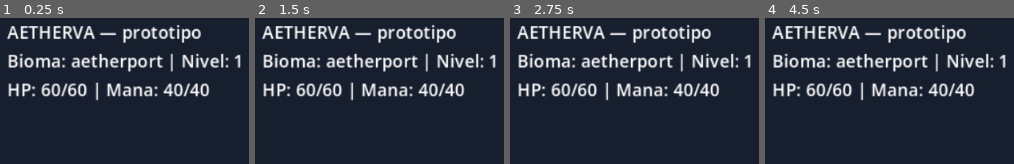
Above: before the commit, frames 1-4 (left to right).
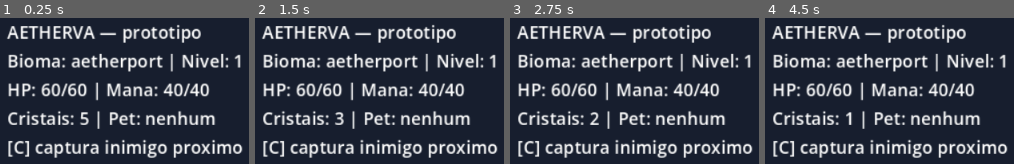
Above: after the commit, the same moments.

Repository: Arte3D-Project-Forge/project-forge
Game: Godot game, scene res://scenes/main.tscn
The game is run twice, just before and just after one commit, with the same random seed, the same clock (stepped at 60 frames per second) and the same inputs.
Inputs (mouse positions are in pixels of both pictures, inside the frame that each line leads up to):
- Up to frame 1 (0.25 s): no input
- Up to frame 2 (1.5 s): tap Enter at 0.5 s; move the mouse to (outside the picture) at 0.52 s; hold D (move_right) 0.53-1.28 s; tap C at 0.6, 1.35 s; click (outside the picture) at 0.67 s; tap Space at 1.25 s; move the mouse to (outside the picture) at 1.27 s; hold S (move_down) from 1.28 s (still down); click (outside the picture) at 1.42 s
- Up to frame 3 (2.75 s): tap Enter at 2 s; move the mouse to (outside the picture) at 2.02 s; release S (move_down) at 2.03 s; hold D (move_right) from 2.03 s (still down); tap C at 2.1 s; click (outside the picture) at 2.17 s
- Up to frame 4 (4.5 s): tap Space at 2.75, 4.25 s; move the mouse to (outside the picture) at 2.77 s; release D (move_right) at 2.78 s; hold W (move_up) 2.78-3.53 s; tap C at 2.85, 3.6, 4.35 s; click (outside the picture) at 2.92 s; tap Enter at 3.5 s; move the mouse to (outside the picture) at 3.52 s; hold A (move_left) from 3.53 s (still down); click (outside the picture) at 3.67 s; move the mouse to (outside the picture) at 4.27 s; click (outside the picture) at 4.42 s

The runs differ from the first frame. In frame 1, 8.5% of the frame differs, in the area x 3-98%, y 63-96%; in frame 2, 8.5%; in frame 3, 8.5%; in frame 4, 8.5%.
Error after the commit: Invalid call. Nonexistent function 'has' in base 'CharacterBody2D (enemy_base.gd)'. (res://scripts/autoload/capture_system.gd:28)

Commit message:
feat: captura de monstros no prototipo Godot (enemy_base com AI/chase/loot, tecla C captura com cristais, sucesso vira pet) + guia de arte 07_SPRITES e preset Aetherva no Forge

Diff:
--- a/Godot_projects/Aethervale/project.godot
+++ b/Godot_projects/Aethervale/project.godot
@@ -36,7 +36,6 @@
 window/size/window_width_override=1280
 window/size/window_height_override=720
 window/stretch/mode="canvas_items"
-window/stretch/aspect="keep"
 
 [input]
 
@@ -67,12 +66,12 @@
 }
 cast_primary={
 "deadzone": 0.2,
-"events": [Object(InputEventMouseButton,"resource_local_to_s …(238 unchanged characters)… ex":1,"canceled":false,"pressed":false,"script":null)
+"events": [Object(InputEventMouseButton,"resource_local_to_s …(238 unchanged characters)… ex":1,"canceled":false,"pressed":false,"double_click":false,"script":null)
 ]
 }
 cast_secondary={
 "deadzone": 0.2,
-"events": [Object(InputEventMouseButton,"resource_local_to_s …(238 unchanged characters)… ex":2,"canceled":false,"pressed":false,"script":null)
+"events": [Object(InputEventMouseButton,"resource_local_to_s …(238 unchanged characters)… ex":2,"canceled":false,"pressed":false,"double_click":false,"script":null)
 ]
 }
 next_school={
@@ -85,7 +84,8 @@
 "events": [Object(InputEventKey,"resource_local_to_scene":false,"resource_name":"","device":-1,"window_id":0,"alt_press …(192 unchanged characters)…
 ]
 }
-
-[rendering]
-
-textures/canvas_textures/default_texture_filter=1
+capture={
+"deadzone": 0.2,
+"events": [Object(InputEventKey,"resource_local_to_scene":false,"resource_name":"","device":-1,"window_id":0,"alt_pressed":false,"shift_pressed":false,"ctrl_pressed":false,"meta_pressed":false,"pressed":false,"keycode":0,"physical_keycode":67,"key_label":0,"unicode":99,"location":0,"echo":false,"script":null)
+]
+}
--- /dev/null
+++ b/Godot_projects/Aethervale/scenes/enemies/enemy_base.tscn
@@ -0,0 +1,14 @@
+[gd_scene load_steps=4 format=3 uid="uid://aether_enemy01"]
+
+[ext_resource type="Script" path="res://scripts/enemies/enemy_base.gd" id="1"]
+
+[sub_resource type="CircleShape2D" id="enemy_shape"]
+radius = 8.0
+
+[node name="Enemy" type="CharacterBody2D"]
+script = ExtResource("1")
+
+[node name="CollisionShape2D" type="CollisionShape2D" parent="."]
+shape = SubResource("enemy_shape")
+
+[node name="Sprite2D" type="Sprite2D" parent="."]
--- a/Godot_projects/Aethervale/scripts/autoload/capture_system.gd
+++ b/Godot_projects/Aethervale/scripts/autoload/capture_system.gd
@@ -1,33 +1,47 @@
 extends Node
 ## CaptureSystem — formula de captura de monstros.
 ## Docs: docs/04_SYSTEMS.md (secao 1).
+##
+## Recebe o node do inimigo (enemy_base.gd) que expoe:
+##   monster_id, hp, hp_max, base_capture, capture_vinculo,
+##   has_status(), enraged(), is_capturable()
 
 signal capture_success(monster_id: String)
 signal capture_failed(monster_id: String)
 
+const CRYSTAL_BONUS := {
+	"common": 1.0,
+	"rare": 1.25,
+	"legendary": 1.5,
+}
 
-func try_capture(enemy, crystal_rarity: String = "common") -> bool:
-	var monster_id: String = enemy.monster_id
+
+func try_capture(enemy: Node, crystal_rarity: String = "common") -> bool:
+	if enemy == null or not is_instance_valid(enemy):
+		return false
+	if not enemy.has_method("is_capturable") or not enemy.is_capturable():
+		capture_failed.emit(enemy.monster_id if enemy.monster_id else "")
+		return false
+
 	var base_capture: float = enemy.base_capture
 	var hp_frac: float = float(enemy.hp) / float(enemy.hp_max) if enemy.hp_max > 0 else 1.0
-	var vinctulo: float = enemy.capture_vinculo
-	var status_bonus: float = 1.0
-	if enemy.has_status():
+	var vinculo: float = enemy.capture_vinculo if enemy.has("capture_vinculo") else 1.0
+
+	var status_bonus := 1.0
+	if enemy.has_method("has_status") and enemy.has_status():
 		status_bonus = 1.3
 
-	var item_bonus: float = {
-		"common": 1.0,
-		"rare": 1.25,
-		"legendary": 1.5,
-	}.get(crystal_rarity, 1.0)
+	var item_bonus: float = CRYSTAL_BONUS.get(crystal_rarity, 1.0)
 
-	var chance := base_capture * (1.0 - hp_frac) * vinctulo * status_bonus * item_bonus
+	var chance := base_capture * (1.0 - hp_frac) * vinculo * status_bonus * item_bonus
 	chance = clampf(chance, 0.05, 0.98)
 
 	if randf() <= chance:
-		capture_success.emit(monster_id)
+		capture_success.emit(enemy.monster_id)
+		enemy.queue_free()
 		return true
 
-	capture_failed.emit(monster_id)
-	enemy.enraged()
+	capture_failed.emit(enemy.monster_id)
+	if enemy.has_method("enraged"):
+		enemy.enraged()
 	return false
--- /dev/null
+++ b/Godot_projects/Aethervale/scripts/enemies/enemy_base.gd
@@ -0,0 +1,115 @@
+extends CharacterBody2D
+## EnemyBase — base de todos os inimigos: AI de chase, HP, dano,
+## loot e suporte a captura (docs/04_SYSTEMS.md).
+
+signal died(enemy)
+signal damaged(amount: int, hp: int, hp_max: int)
+
+const ATTACK_RANGE := 18.0
+const ATTACK_COOLDOWN := 1.2
+
+var monster_id: String = "tola"
+var hp_max: int = 20
+var hp: int = 20
+var atk: int = 3
+var speed: float = 40.0
+var base_capture: float = 0.6
+var capture_vinculo: float = 1.0
+var is_boss: bool = false
+
+var _player: CharacterBody2D
+var _aggro_range := 120.0
+var _attack_timer := 0.0
+var _enraged_timer := 0.0
+var _statuses: Array[String] = []
+
+
+func _ready() -> void:
+	add_to_group("enemies")
+	_player = get_tree().get_first_node_in_group("player")
+	_init_from_data()
+	hp = hp_max
+
+
+func _init_from_data() -> void:
+	if not DataStore.monsters.has(monster_id):
+		return
+	var data: Dictionary = DataStore.monsters[monster_id]
+	hp_max = int(data.get("hp", hp_max))
+	atk = int(data.get("atk", atk))
+	speed = 20.0 + float(data.get("vel", 2)) * 8.0
+	base_capture = float(data.get("base_captura", base_capture))
+	is_boss = bool(data.get("boss", false))
+	var weak: String = data.get("fraca_a", "")
+	if weak != "":
+		capture_vinculo = 1.15  # marcado com elemento fraco
+
+
+func _physics_process(delta: float) -> void:
+	_attack_timer = maxf(_attack_timer - delta, 0.0)
+	if _enraged_timer > 0.0:
+		_enraged_timer -= delta
+
+	if _player == null or not is_instance_valid(_player):
+		velocity = Vector2.ZERO
+		move_and_slide()
+		return
+
+	var to_player: Vector2 = _player.global_position - global_position
+	var distance := to_player.length()
+
+	if distance < _aggro_range:
+		# Chase simples
+		velocity = to_player.normalized() * speed
+		if distance < ATTACK_RANGE and _attack_timer <= 0.0:
+			_attack()
+	else:
+		velocity = Vector2.ZERO
+
+	move_and_slide()
+
+
+func _attack() -> void:
+	_attack_timer = ATTACK_COOLDOWN
+	if _player.has_method("take_damage"):
+		var bonus := 1.25 if _enraged_timer > 0.0 else 1.0
+		_player.take_damage(int(atk * bonus))
+
+
+func take_damage(amount: int) -> void:
+	hp -= amount
+	damaged.emit(amount, hp, hp_max)
+	if hp <= 0:
+		_die()
+
+
+func apply_status(status_name: String) -> void:
+	if not _statuses.has(status_name):
+		_statuses.append(status_name)
+	capture_vinculo = 1.3
+
+
+func has_status() -> bool:
+	return _statuses.size() > 0
+
+
+func enraged() -> void:
+	_enraged_timer = 10.0
+
+
+func is_capturable() -> bool:
+	return not is_boss
+
+
+func _die() -> void:
+	died.emit(self)
+	_drop_loot()
+	queue_free()
+
+
+func _drop_loot() -> void:
+	var loot: Dictionary = DataStore.monsters.get(monster_id, {}).get("loot", {})
+	for item_id in loot:
+		if randf() <= float(loot[item_id]):
+			InventorySystem.add_item(str(item_id), 1)
+	InventorySystem.add_mana(5 + int(randf() * 10))
--- a/Godot_projects/Aethervale/scripts/main.gd
+++ b/Godot_projects/Aethervale/scripts/main.gd
@@ -4,6 +4,7 @@
 ## Prototipo: gera um piso simples para o player andar.
 
 const PlayerScene := preload("res://scenes/player/player.tscn")
+const EnemyScene := preload("res://scenes/enemies/enemy_base.tscn")
 
 @onready var player: CharacterBody2D = $Player
 @onready var debug_label: Label = $DebugLabel
@@ -14,6 +15,28 @@
 func _ready() -> void:
 	SaveSystem.load_game()
 	_player_spawn()
+	InventorySystem.add_crystal("common", 5)
+	_spawn_test_enemies()
+	CaptureSystem.capture_success.connect(_on_capture_success)
+	CaptureSystem.capture_failed.connect(_on_capture_failed)
+	_update_debug()
+
+
+func _spawn_test_enemies() -> void:
+	for i in range(3):
+		var enemy := EnemyScene.instantiate()
+		enemy.monster_id = "tola"
+		enemy.position = Vector2(200 + i * 60, 260)
+		add_child(enemy)
+
+
+func _on_capture_success(monster_id: String) -> void:
+	PetSystem.add_pet(monster_id)
+	InventorySystem.add_essence("essencia_%s" % monster_id, 1)
+	_update_debug()
+
+
+func _on_capture_failed(_monster_id: String) -> void:
 	_update_debug()
 
 
@@ -27,13 +50,22 @@
 func _update_debug() -> void:
 	if not is_instance_valid(debug_label):
 		return
-	debug_label.text = "AETHERVA — prototipo\nBioma: %s | Nivel: %d\nHP: %d/%d | Mana: %d/%d" % [
+	var pet_info := "nenhum"
+	if not PetSystem.active_pet.is_empty():
+		pet_info = "%s (lv %d, forma %d)" % [
+			PetSystem.active_pet.get("nome", "?"),
+			int(PetSystem.active_pet.get("nivel", 1)),
+			int(PetSystem.active_pet.get("form", 0)),
+		]
+	debug_label.text = "AETHERVA — prototipo\nBioma: %s | Nivel: %d\nHP: %d/%d | Mana: %d/%d\nCristais: %d | Pet: %s\n[C] captura inimigo proximo" % [
 		GameState.current_biome,
 		PlayerStats.level,
 		PlayerStats.hp_current,
 		PlayerStats.hp_max,
 		PlayerStats.mana_current,
 		PlayerStats.mana_max,
+		int(InventorySystem.crystals.get("common", 0)),
+		pet_info,
 	]
 
 
--- a/Godot_projects/Aethervale/scripts/player/player.gd
+++ b/Godot_projects/Aethervale/scripts/player/player.gd
@@ -31,6 +31,36 @@
 			_cast_primary()
 		elif event.button_index == MOUSE_BUTTON_RIGHT and event.pressed:
 			_cast_secondary()
+	elif event is InputEventKey and event.pressed and not event.echo:
+		if event.keycode == KEY_C:
+			_try_capture()
+
+
+func _try_capture() -> void:
+	var enemy := _nearest_enemy()
+	if enemy == null:
+		return
+	if enemy is Node and enemy.has_method("is_capturable") and not enemy.is_capturable():
+		return
+	var rarity := "common"
+	if not InventorySystem.use_crystal(rarity):
+		rarity = "rare"
+		if not InventorySystem.use_crystal(rarity):
+			rarity = "legendary"
+			if not InventorySystem.use_crystal(rarity):
+				return
+	CaptureSystem.try_capture(enemy, rarity)
+
+
+func _nearest_enemy() -> Node:
+	var best: Node = null
+	var best_dist := 90.0
+	for enemy in get_tree().get_nodes_in_group("enemies"):
+		var d := global_position.distance_to(enemy.global_position)
+		if d < best_dist:
+			best_dist = d
+			best = enemy
+	return best
 
 
 func _cast_primary() -> void:
Not shown, added: Godot_projects/Aethervale/docs/07_SPRITES.md
Not shown, changed: app/modules/production/ui/production_window.py
